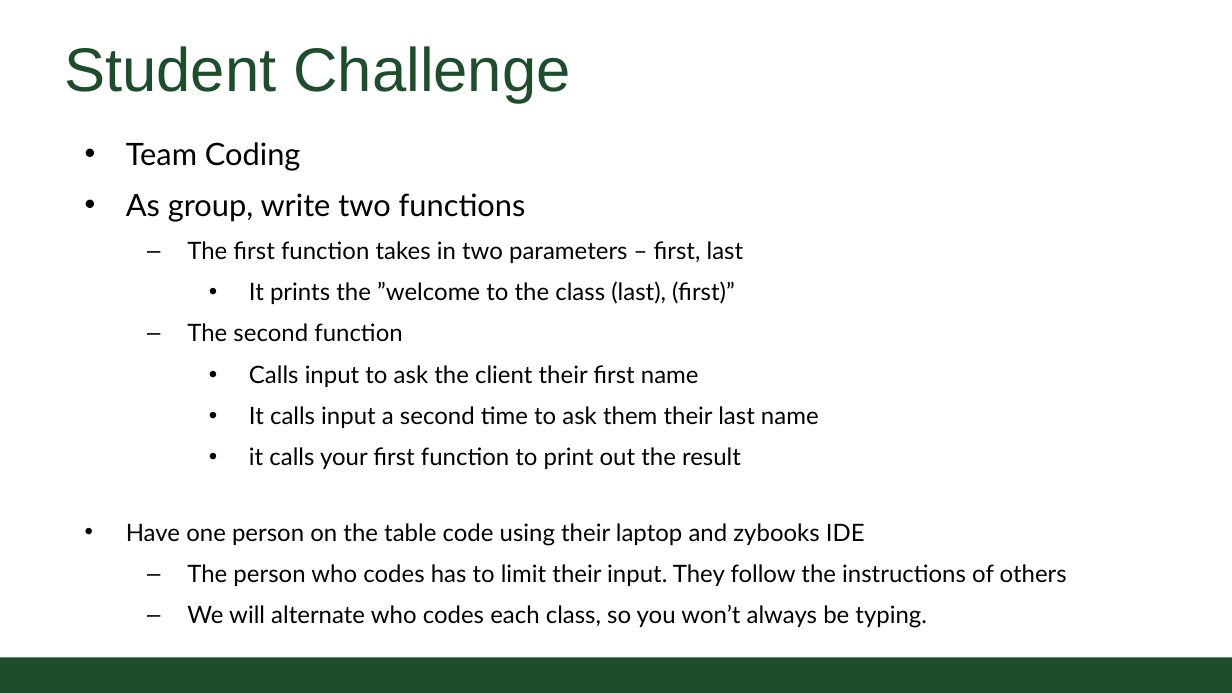
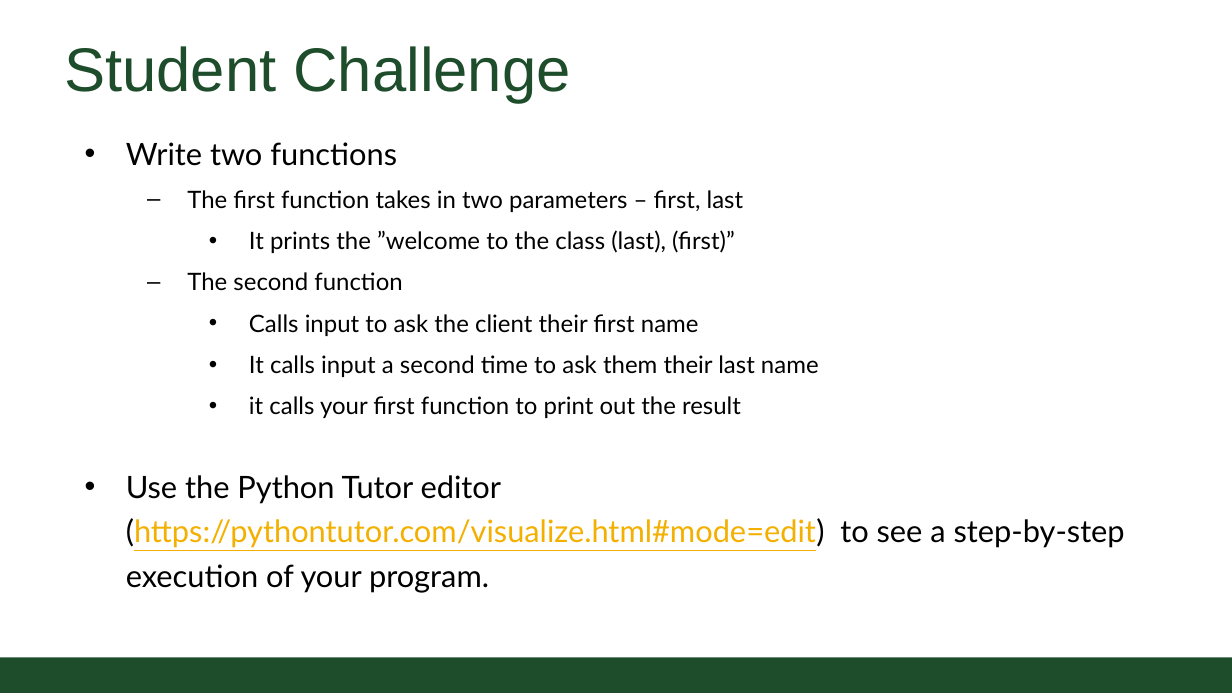
Before and after one commit to CSU-CS152/Handouts, a slide deck: slide 13 of 02_01FunctionsCS152.pptx (slide 10 before the commit). Drawn at 1232x693 pixels with LibreOffice and Linux fonts; fonts in the diff are those of the drawing; background and template pictures are left out. Boxes give left, top, right and bottom in pixels: in the first picture for what was removed or moved away, otherwise in the second. Text is boxed around its words. In the diff, an @@ line names an element or a change of style, - is before the commit and + after.

```diff
--- a/02_01FunctionsCS152.pptx
+++ b/02_01FunctionsCS152.pptx
@@ text at (126,142,397,166): text changed @@
-• Team Coding
-• As group, write two functions
+• Write two functions
@@ text at (126,475,1125,593): text changed; size 14 to 18 pt @@
-• Have one person on the table code using their laptop and zybooks IDE
-  – The person who codes has to limit their input. They follow the instructions of others
-  – We will alternate who codes each class, so you won’t always be typing.
+• Use the Python Tutor editor (https://pythontutor.com/visualize.html#mode=edit) to see a step-by-step execution of your program.
```
Also in this commit, not shown: 6 other slides changed, 2 slides added, 1 slide removed, 5 other files.
